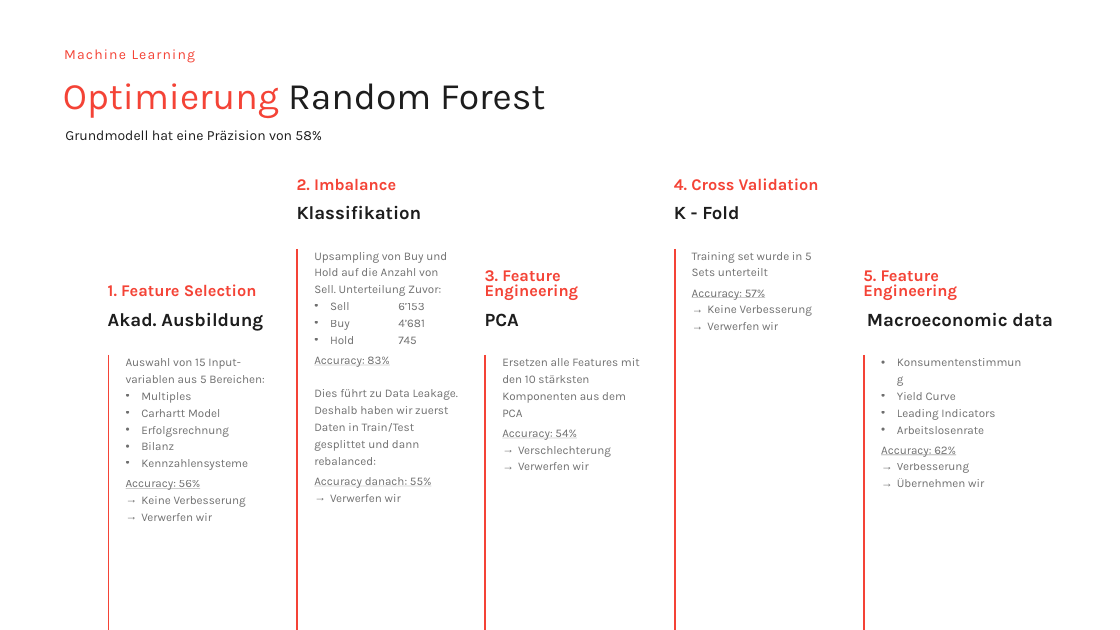
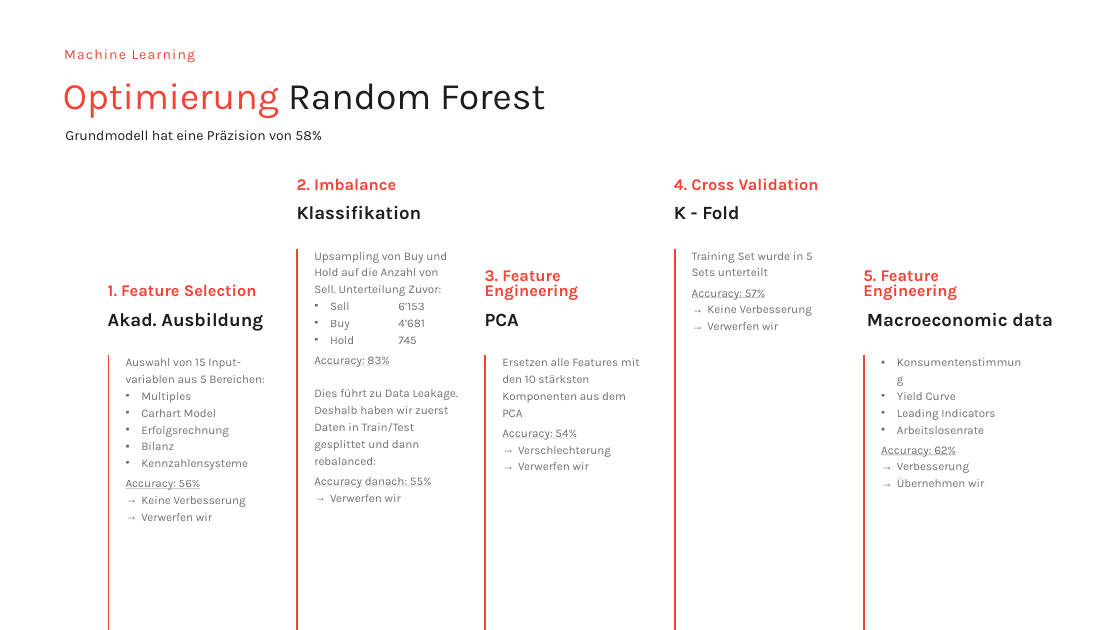
Before and after one commit to lonyty/MachineLearning, a slide deck: slide 7 of Presentation_Group 3.pptx. Drawn at 1120x630 pixels with LibreOffice and Linux fonts; fonts in the diff are those of the drawing. Boxes give left, top, right and bottom in pixels: in the first picture for what was removed or moved away, otherwise in the second. Text is boxed around its words. In the diff, an @@ line names an element or a change of style, - is before the commit and + after.

Commit message:
Small adjustment

```diff
--- a/Presentation_Group 3.pptx
+++ b/Presentation_Group 3.pptx
@@ text at (x1=692, y1=252, x2=813, y2=276): text changed @@
-Training set wurde in 5 Sets unterteilt
+Training Set wurde in 5 Sets unterteilt
@@ text at (x1=141, y1=409, x2=216, y2=417): text changed @@
-• Carhartt Model
+• Carhart Model
```
